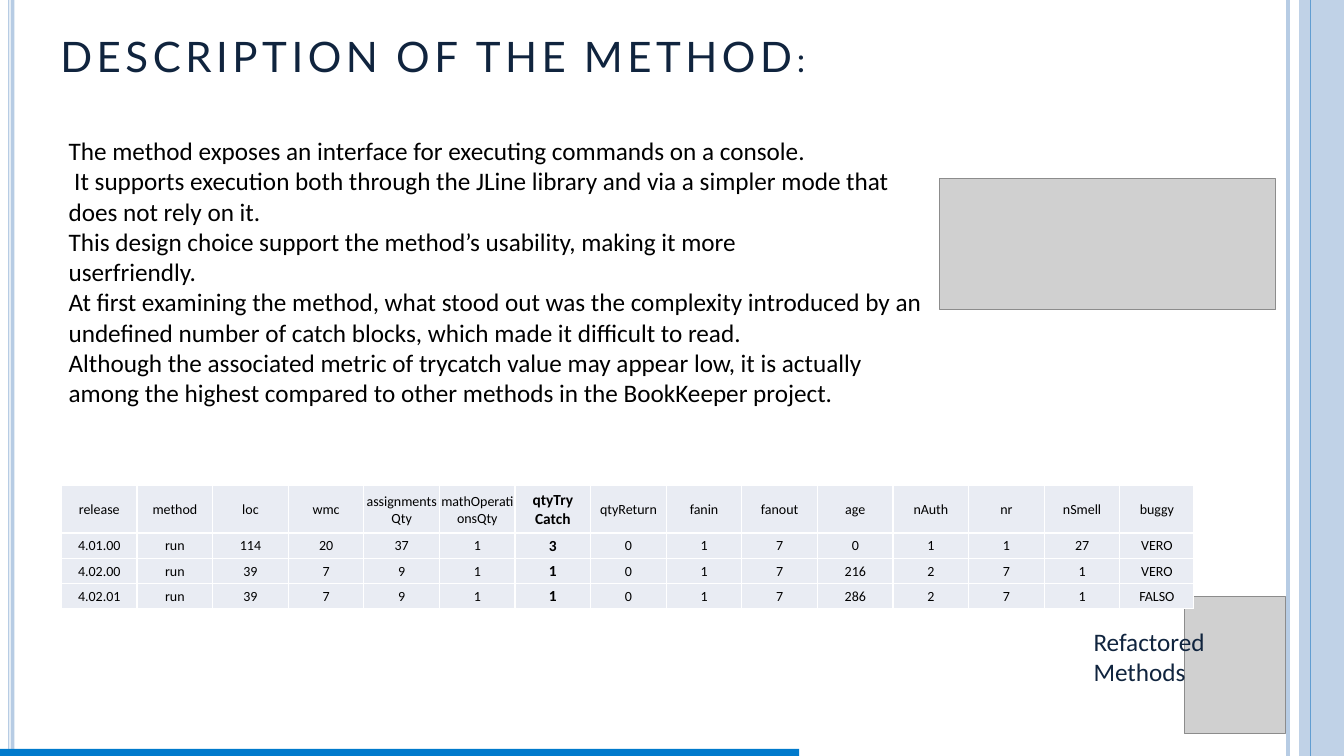
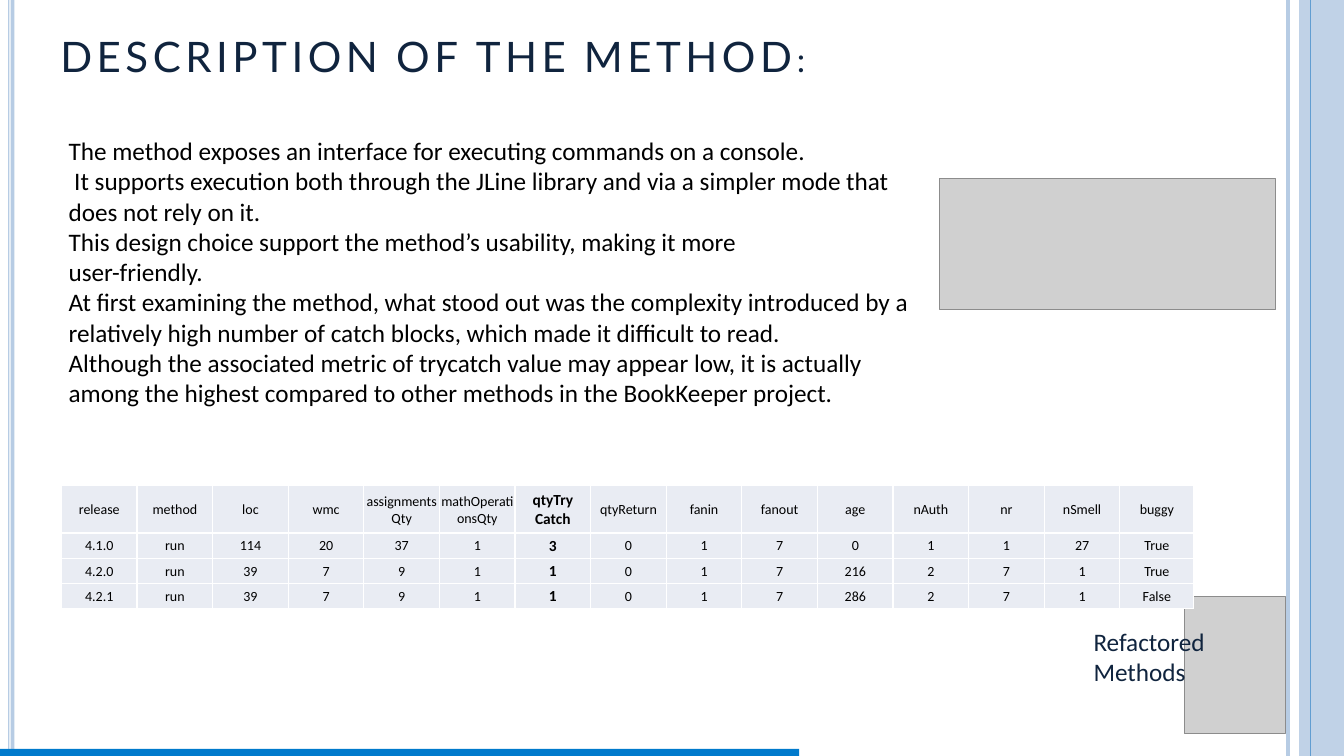
Before and after one commit to FrancescoAstolfiDev/progettoParteFalessi, a slide deck: slide 22 of My_Ispw2_Project_Falessi/report/report_astolfi.pptm. Drawn at 1344x756 pixels with LibreOffice and Linux fonts; fonts in the diff are those of the drawing; grey boxes stand for pictures. Boxes give left, top, right and bottom in pixels: in the first picture for what was removed or moved away, otherwise in the second. Text is boxed around its words. In the diff, an @@ line names an element or a change of style, - is before the commit and + after.

Commit message:
push con metriche per bookkeeper con nomi delle classi concrete e non a null

```diff
--- a/My_Ispw2_Project_Falessi/report/report_astolfi.pptm
+++ b/My_Ispw2_Project_Falessi/report/report_astolfi.pptm
@@ text at bbox=[69, 142, 908, 407]: text changed @@
-The method exposes an interface for executing commands on a console.
-It supports execution both through the JLine library and via a simpler mode that does not rely on it.
-This design choice support the method’s usability, making it more
-userfriendly.
-At first examining the method, what stood out was the complexity introduced by an undefined number of catch blocks, which made it difficult to read.
-Although the associated metric of trycatch value may appear low, it is actually among the highest compared to other methods in the BookKeeper project.
+The method exposes an interface for executing commands on a console.
+It supports execution both through the JLine library and via a simpler mode that does not rely on it.
+This design choice support the method’s usability, making it more
+user-friendly.
+At first examining the method, what stood out was the complexity introduced by a relatively high number of catch blocks, which made it difficult to read.
+Although the associated metric of trycatch value may appear low, it is actually among the highest compared to other methods in the BookKeeper project.
@@ table at bbox=[62, 486, 1194, 609] @@
-row 2, column 1: 4.01.00
+row 2, column 1: 4.1.0
-row 2, column 15: VERO
+row 2, column 15: True
-row 3, column 1: 4.02.00
+row 3, column 1: 4.2.0
-row 3, column 15: VERO
+row 3, column 15: True
-row 4, column 1: 4.02.01
+row 4, column 1: 4.2.1
-row 4, column 15: FALSO
+row 4, column 15: False
```
Also in this commit, not shown: 27 other slides changed, 2 slides added, 24 other files.
